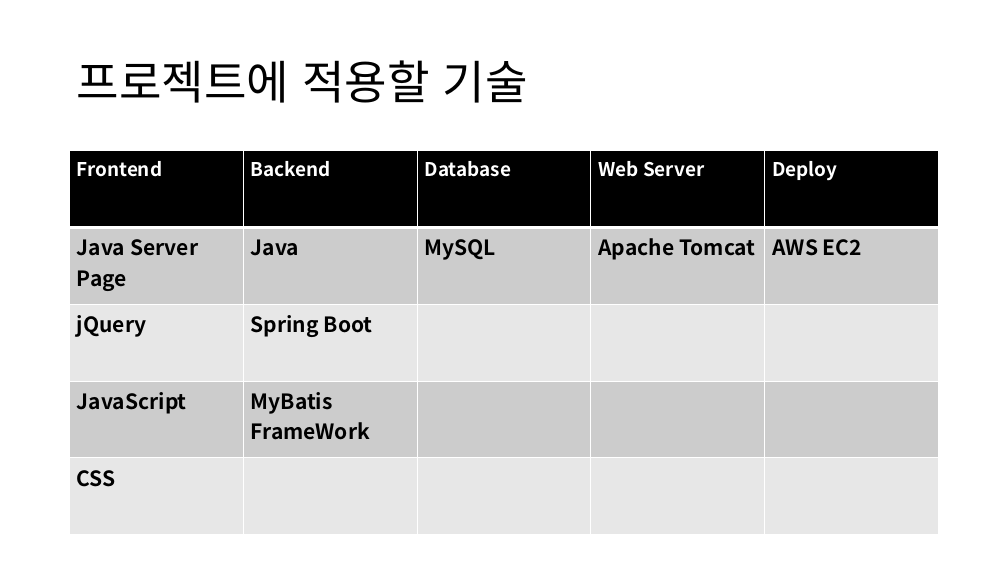
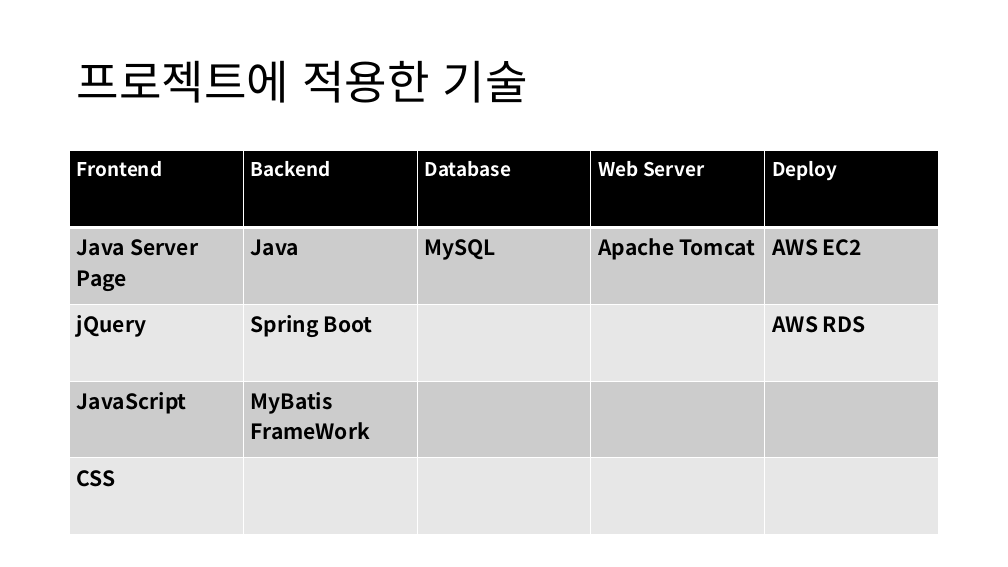
Before and after one commit to Camelllia/BaeminApplication, a slide deck: slide 3 of 202131205_김승진_실무게임프로그래밍_기획서.pptx. Drawn at 1008x567 pixels with LibreOffice and Linux fonts; fonts in the diff are those of the drawing. Boxes give left, top, right and bottom in pixels: in the first picture for what was removed or moved away, otherwise in the second. Text is boxed around its words. In the diff, an @@ line names an element or a change of style, - is before the commit and + after.

```diff
--- a/202131205_김승진_실무게임프로그래밍_기획서.pptx
+++ b/202131205_김승진_실무게임프로그래밍_기획서.pptx
@@ title at [77, 60, 528, 103]: text changed @@
-프로젝트에 적용할 기술
+프로젝트에 적용한 기술
@@ table at [70, 151, 939, 535] @@
-row 3, column 5: 
+row 3, column 5: AWS RDS
```
Also in this commit, not shown: 2 other files.
